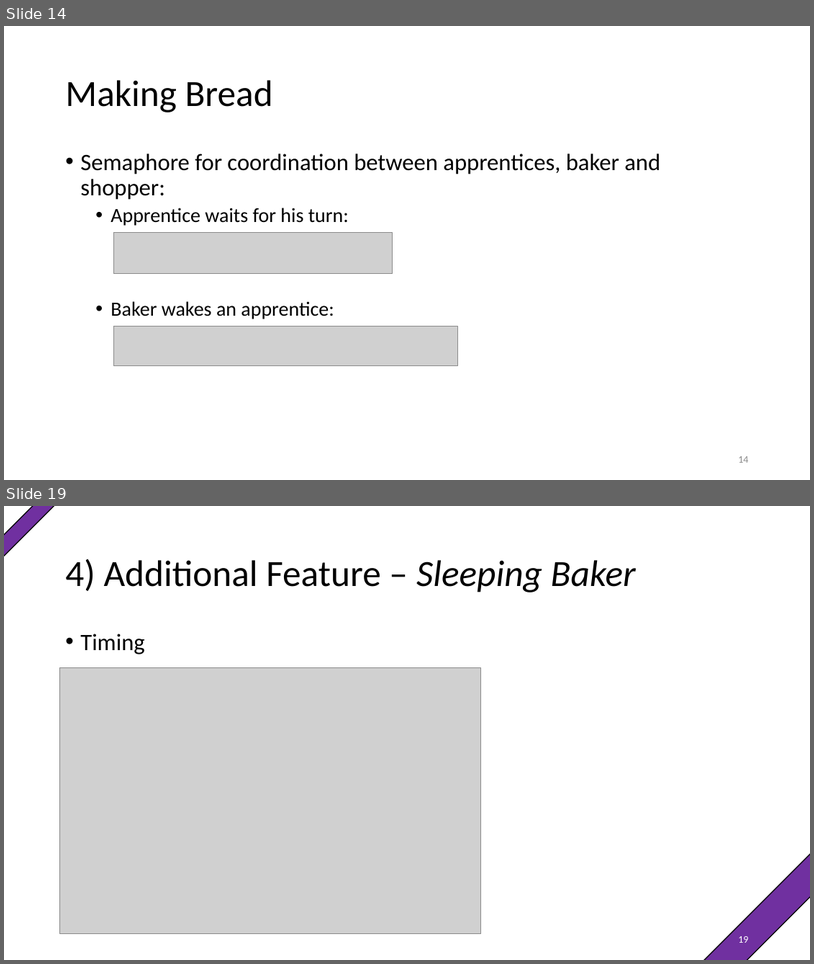
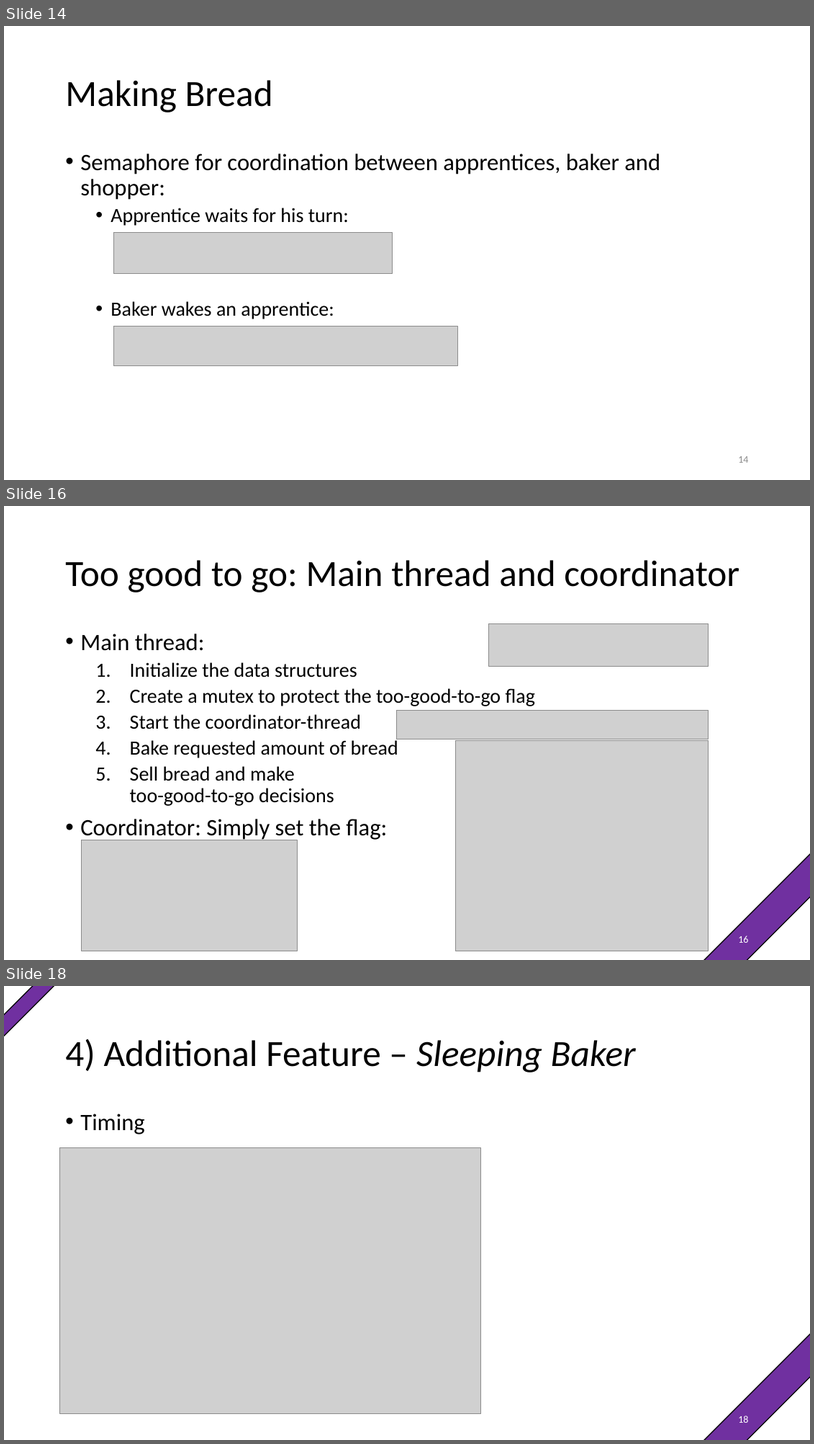
Before and after one commit to xHascox/Bakery, a slide deck: Presentation/Presentation Group 1_OS_Unifr.pptx. Shown one above the other, each under a label of ours: slides 14 and 19 before the commit, slides 14, 16 and 18 after it; the slides between them are not shown. The pictures are 814x964 and 814x1444 pixels, drawn with LibreOffice and Linux fonts; fonts in the diff are those of the drawing; grey boxes stand for pictures. Boxes give left, top, right and bottom in pixels: in the first picture for what was removed or moved away, otherwise in the second. Text is boxed around its words. In the diff, an @@ line names an element or a change of style, - is before the commit and + after.

```diff
--- a/Presentation/Presentation Group 1_OS_Unifr.pptx
+++ b/Presentation/Presentation Group 1_OS_Unifr.pptx
@@ slide 16 added at bbox=[4, 506, 810, 960], background #FFFFFF @@
@@ title added at bbox=[65, 560, 740, 592], 44 pt, text #000000 @@
+Too good to go: Main thread and coordinator
@@ text added at bbox=[80, 633, 535, 841], 24 pt, text #000000 @@
+• Main thread:
+  1. Initialize the data structures
+  2. Create a mutex to protect the too-good-to-go flag
+  3. Start the coordinator-thread
+  4. Bake requested amount of bread
+  5. Sell bread and make
+     too-good-to-go decisions
+• Coordinator: Simply set the flag:
@@ picture added at bbox=[489, 623, 710, 666] @@
@@ picture added at bbox=[396, 710, 709, 739] @@
@@ picture added at bbox=[456, 740, 709, 951] @@
@@ picture added at bbox=[82, 840, 298, 951] @@
@@ rectangle added at bbox=[679, 835, 810, 960], fill #7030A0, outline #000000 1 pt @@
@@ page number added at bbox=[738, 935, 748, 942], 12 pt, text #FFFFFF @@
+16
@@ what was slide 19 is now slide 18 @@
@@ page number at bbox=[738, 1415, 748, 1422]: text changed @@
-19
+18
```
Also in this commit, not shown: 1 slide changed, 1 other slide added, 3 slides removed.
